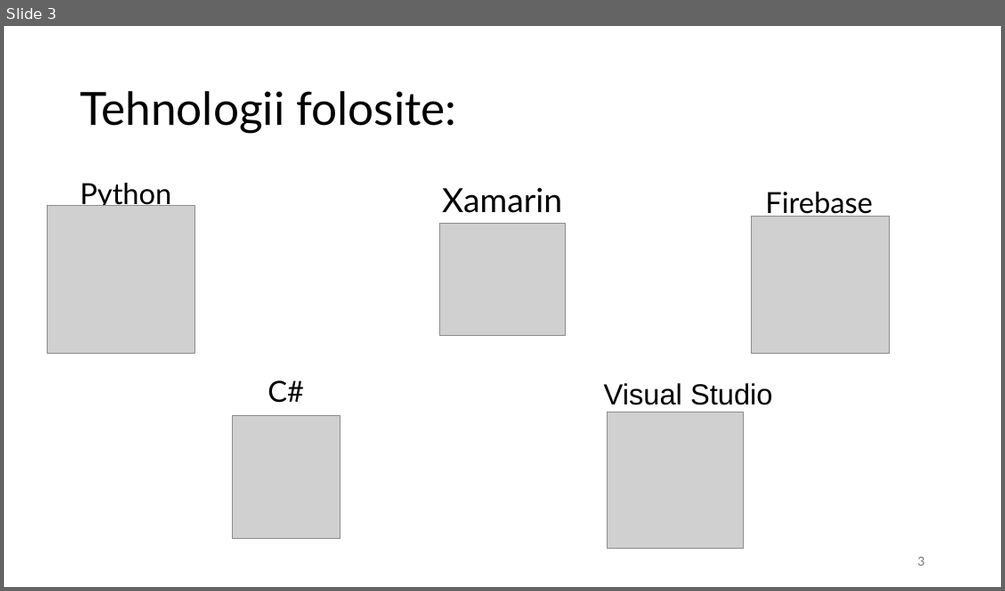
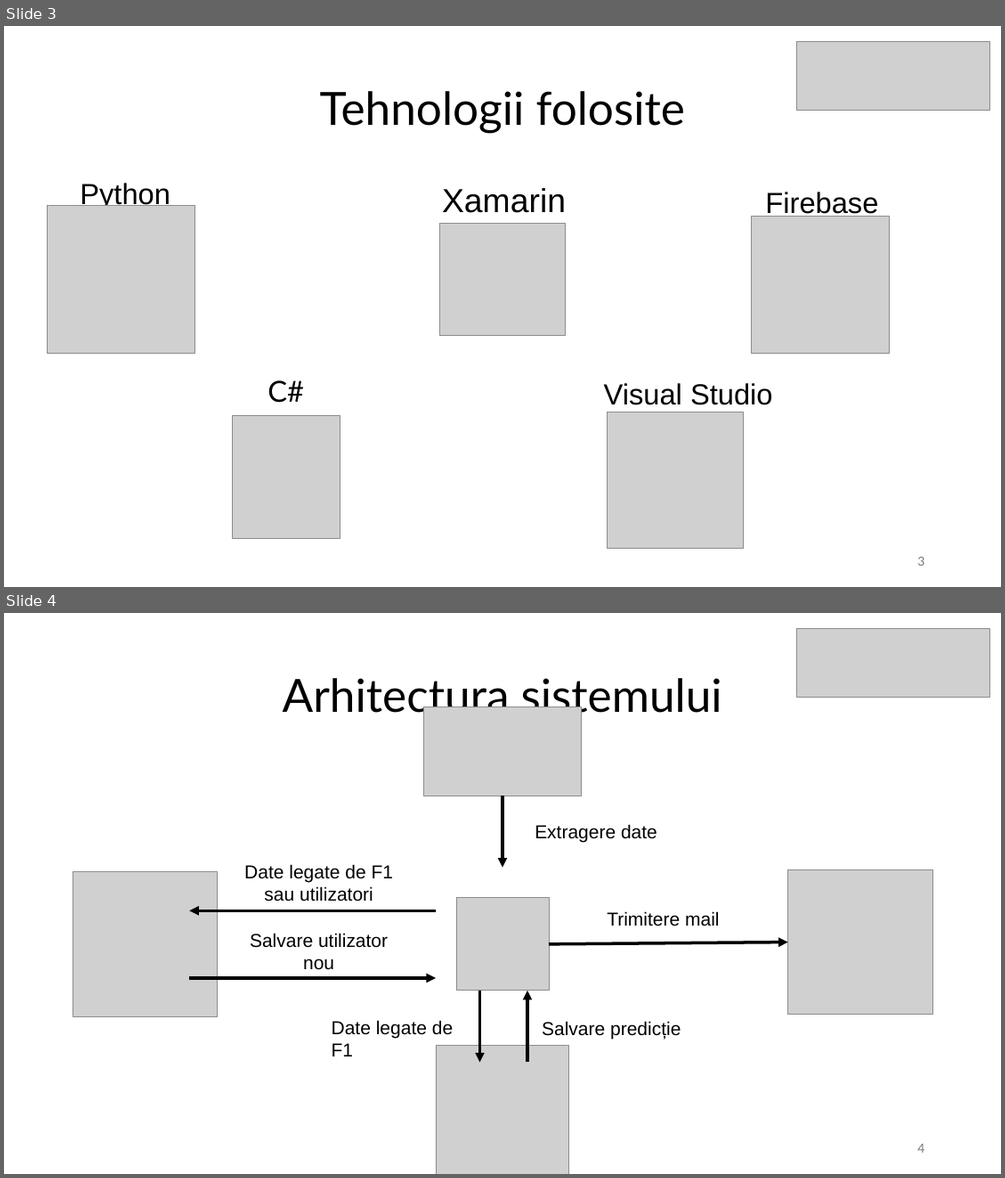
Before and after one commit to Patey0911/Licenta, a slide deck: Mihaly_Bogdan-Matei.pptx. Shown one above the other, each under a label of ours: slide 3 before the commit, slides 3 and 4 after it. The pictures are 1005x591 and 1005x1178 pixels, drawn with LibreOffice and Linux fonts; fonts in the diff are those of the drawing; grey boxes stand for pictures. Boxes give left, top, right and bottom in pixels: in the first picture for what was removed or moved away, otherwise in the second. Text is boxed around its words. In the diff, an @@ line names an element or a change of style, - is before the commit and + after.

```diff
--- a/Mihaly_Bogdan-Matei.pptx
+++ b/Mihaly_Bogdan-Matei.pptx
@@ slide 4 added at (4,613,1001,1174), background #FFFFFF @@
@@ picture added at (797,629,990,697) @@
@@ title added at (283,678,722,720), 44 pt, text #000000 @@
+Arhitectura sistemului
@@ picture added at (423,707,582,796) @@
@@ arrow added from (502, 795) to (502, 868), #000000 3 pt @@
@@ text added at (534,824,657,842), 18 pt, text #000000 @@
+Extragere date
@@ picture added at (73,872,217,1016) @@
@@ text added at (244,864,393,901), 18 pt, text #000000 @@
+Date legate de F1 sau utilizatori
@@ picture added at (788,869,932,1013) @@
@@ picture added at (456,898,550,990) @@
@@ arrow added from (436, 910) to (189, 910), #000000 3 pt @@
@@ text added at (250,933,388,970), 18 pt, text #000000 @@
+Salvare utilizator nou
@@ text added at (607,911,719,926), 18 pt, text #000000 @@
+Trimitere mail
@@ arrow added from (550, 944) to (788, 942), #000000 3 pt @@
@@ arrow added from (189, 978) to (436, 978), #000000 3 pt @@
@@ arrow added from (479, 990) to (479, 1062), #000000 3 pt @@
@@ arrow added from (527, 1062) to (527, 990), #000000 3 pt @@
@@ text added at (332,1020,453,1056), 18 pt, text #000000 @@
+Date legate de F1
@@ text added at (542,1021,680,1038), 18 pt, text #000000 @@
+Salvare predicție
@@ picture added at (436,1046,568,1174) @@
@@ page number added at (917,1143,924,1152), 12 pt, text #797979 @@
+4
@@ slide 3 changed as well @@
@@ picture added at (797,42,990,110) @@
@@ title at (320,91,685,133): text changed @@
-Tehnologii folosite:
+Tehnologii folosite
@@ font Lato to Arial in 3 elements at (80,183,170,209), (442,188,566,213), (765,192,878,218) @@
```
Also in this commit, not shown: 3 other slides changed, 4 other slides added, 12 slides removed, 7 other files.
